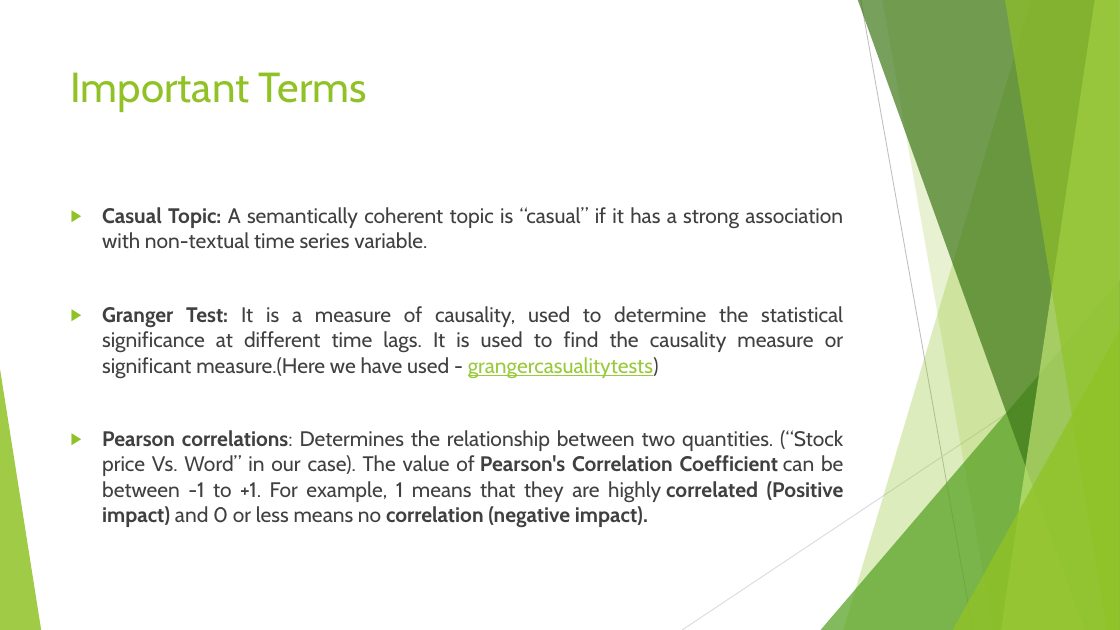
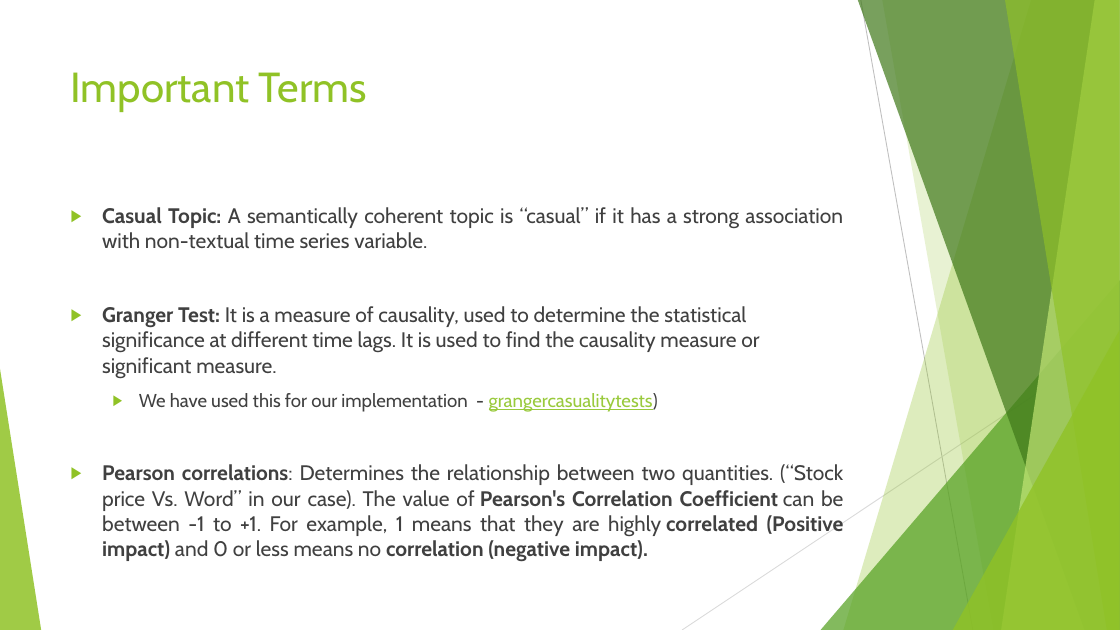
Before and after one commit to hsiddhu2/CourseProject, a slide deck: slide 4 of documentation/Project Presentation.pptx. Drawn at 1120x630 pixels with LibreOffice and Linux fonts; fonts in the diff are those of the drawing. Boxes give left, top, right and bottom in pixels: in the first picture for what was removed or moved away, otherwise in the second. Text is boxed around its words. In the diff, an @@ line names an element or a change of style, - is before the commit and + after.

```diff
--- a/documentation/Project Presentation.pptx
+++ b/documentation/Project Presentation.pptx
@@ text at [102,306,759,412]: text changed @@
-▶ Granger Test: It is a measure of causality, used to determine the statistical significance at different time lags. It is used to find the causality measure or significant measure.(Here we have used - grangercasualitytests)
+▶ Granger Test: It is a measure of causality, used to determine the statistical significance at different time lags. It is used to find the causality measure or significant measure.
+  ▶ We have used this for our implementation - grangercasualitytests)
```
Also in this commit, not shown: 5 other slides changed.
